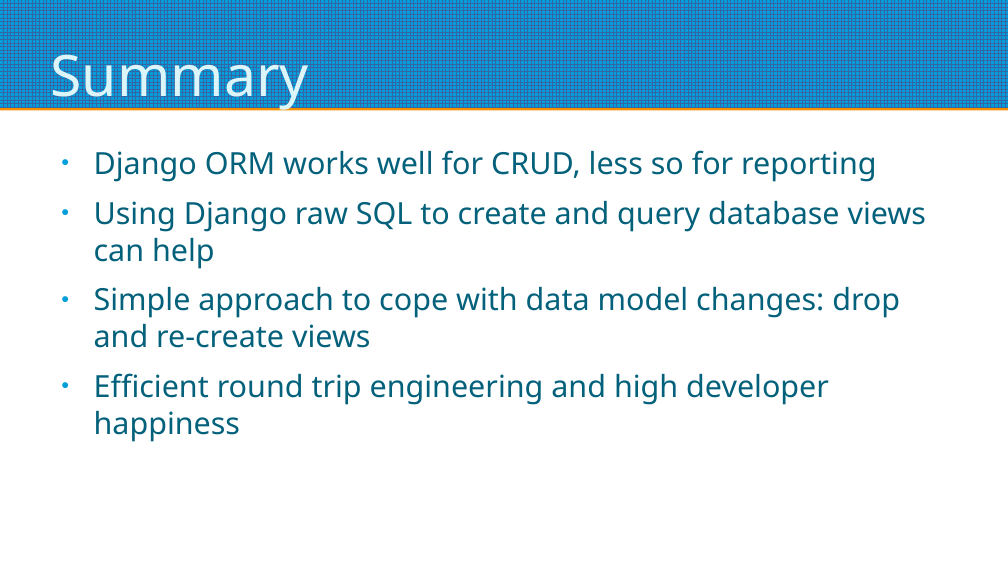
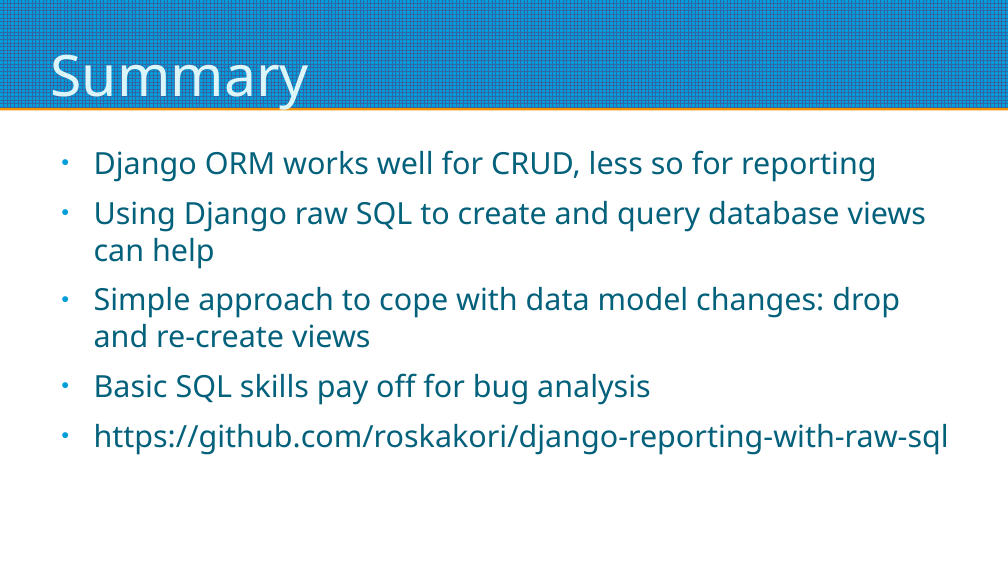
Before and after one commit to roskakori/django-reporting-with-raw-sql, a slide deck: slide 71 of Django reporting with raw SQL.odp (slide 70 before the commit). Drawn at 1008x567 pixels with LibreOffice and Linux fonts; fonts in the diff are those of the drawing. Boxes give left, top, right and bottom in pixels: in the first picture for what was removed or moved away, otherwise in the second. Text is boxed around its words. In the diff, an @@ line names an element or a change of style, - is before the commit and + after.

Commit message:
#1 Add slides about Django ORM for CRUD
This is the version shown at PyCon Austria.

```diff
--- a/Django reporting with raw SQL.odp
+++ b/Django reporting with raw SQL.odp
@@ text at box(94, 373, 949, 455): text changed @@
-● Efficient round trip engineering and high developer happiness
+● Basic SQL skills pay off for bug analysis
+● https://github.com/roskakori/django-reporting-with-raw-sql
```
Also in this commit, not shown: 10 other slides changed, 3 slides added, 2 slides removed.
